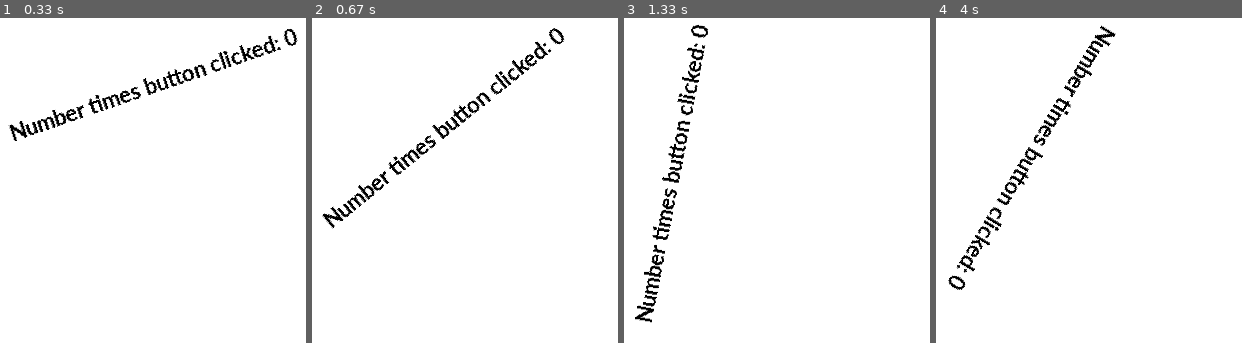
Above: before the commit, frames 1-4 (left to right).
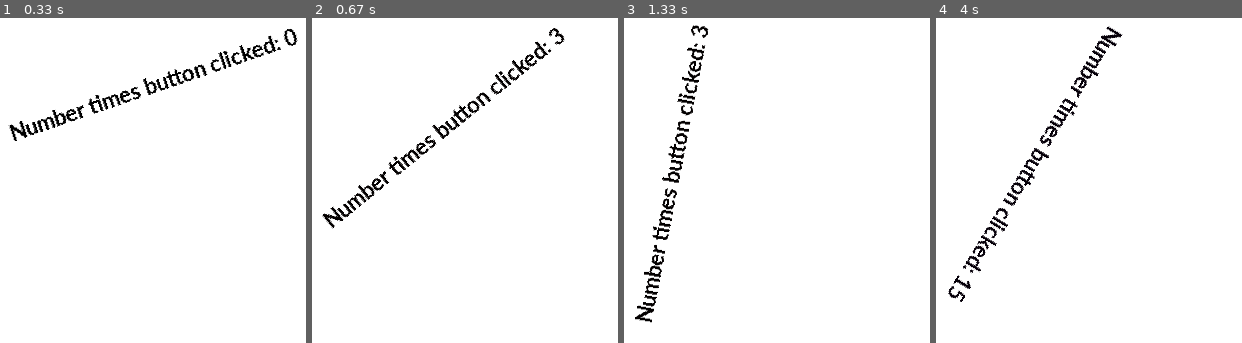
Above: after the commit, the same moments.

Repository: heathercreighton/High-School-Program
Game: pygame game, started from python/programs/pygame-input/multi_text_color.py
Same seed, same stepped clock (60 frames per second), same inputs: the game is played once before the commit and once after it.
Inputs:
- Up to frame 1 (0.33 s): no input
- Up to frame 2 (0.67 s): tap 1 at 0.33 s
- Up to frame 3 (1.33 s): no input
- Up to frame 4 (4 s): tap 0 at 1.67, 3.33, 3.73 s; tap 1 at 3 s

Frame 1 is identical in both runs. In frame 2, less than 0.1% of the frame differs, in the area x 77-83%, y 3-9%; in frame 3, less than 0.1%; in frame 4, 3.9%, in the area x 3-62%, y 2-88%.

Commit message:
Updated the pygame reference pages

Diff:
--- a/python/programs/pygame-input/multi_text_color.py
+++ b/python/programs/pygame-input/multi_text_color.py
@@ -1,6 +1,3 @@
-import time as tm
-import RPi.GPIO as GPIO
-# Import a library of functions called 'pygame'
 import pygame
 
 # Initialize the game engine
@@ -9,8 +6,6 @@
 # Define some colors
 BLACK = (0, 0, 0)
 WHITE = (255, 255, 255)
-BUTTON_ONE = 23
-BUTTON_TWO = 25
 PI = 3.141592653
 TEXT_OUTPUT = 'Number times button clicked: '
 BLUE_COLOR = 0
@@ -28,49 +23,43 @@
 num_clicks = 0
 text_rotate_degrees = 0
 
-# Button rotate
-GPIO.setwarnings(False)
-GPIO.setmode(GPIO.BCM)
-GPIO.setup(BUTTON_ONE, GPIO.IN)
-GPIO.setup(BUTTON_TWO, GPIO.IN)
 
 # Loop as long as done == False
 while not done:
-	if GPIO.input(BUTTON_ONE) == True:
+	keys = pygame.key.get_pressed()
+	if keys[pygame.K_0]:
 		BLUE_COLOR = ((BLUE_COLOR + 1) % 255)
 		num_clicks += 1
+		print(f"BLUE VALUE: {BLUE_COLOR}")
 
-	if GPIO.input(BUTTON_TWO) == True:
+	if keys[pygame.K_1]:
 		RED_COLOR = ((RED_COLOR + 1) % 255)
 		num_clicks += 1
+		print(f"RED VALUE: {RED_COLOR}")
 
 	for event in pygame.event.get():  # User did something
 		if event.type == pygame.QUIT:  # If user clicked close
 			done = True  # Flag that we are done so we exit this loop
 
-    # All drawing code happens after the for loop and but
-    # inside the main while not done loop.
-
-    # Clear the screen and set the screen background
+	# All drawing code happens after the for loop and but
+	# inside the main while not done loop.
+	# Clear the screen and set the screen background
 	screen.fill(WHITE)
-
-    # Select the font to use, size, bold, italics
+	# Select the font to use, size, bold, italics
 	font = pygame.font.SysFont('Calibri', 25, True, False)
 
-    # Animated rotation
+	# Animated rotation
 
 	temp = TEXT_OUTPUT + str(num_clicks)
 	text = font.render(temp, True, (RED_COLOR, 0, BLUE_COLOR))
 	text = pygame.transform.rotate(text, text_rotate_degrees)
 	text_rotate_degrees += 1
 	screen.blit(text, [100, 50])
-
-    # Go ahead and update the screen with what we've drawn.
-    # This MUST happen after all the other drawing commands.
+	# Go ahead and update the screen with what we've drawn.
+	# This MUST happen after all the other drawing commands.
 	pygame.display.flip()
-
-    # This limits the while loop to a max of 60 times per second.
-    # Leave this out and we will use all CPU we can.
+	# This limits the while loop to a max of 60 times per second.
+	# Leave this out and we will use all CPU we can.
 	clock.tick(60)
 
 # Be IDLE friendly
--- a/python/programs/pygame-input/sprite_collect_blocks.py
+++ b/python/programs/pygame-input/sprite_collect_blocks.py
@@ -25,19 +25,6 @@
 x_coord = 10
 y_coord = 10
 
-BUTTON_ONE = 23
-BUTTON_TWO = 25
-BUTTON_THREE = 23
-BUTTON_FOUR = 25
-'''
-# Button rotate
-GPIO.setwarnings(False)
-GPIO.setmode(GPIO.BCM)
-GPIO.setup(BUTTON_ONE, GPIO.IN)
-GPIO.setup(BUTTON_TWO, GPIO.IN)
-GPIO.setup(BUTTON_THREE, GPIO.IN)
-GPIO.setup(BUTTON_FOUR, GPIO.IN)
- '''
 class Block(pygame.sprite.Sprite):
     """
     This class represents the ball.
Not shown, changed: README.md
Binary file added: python/images/pygame/rgb.png
Not shown, changed: python/lessons/pygame-input.md
